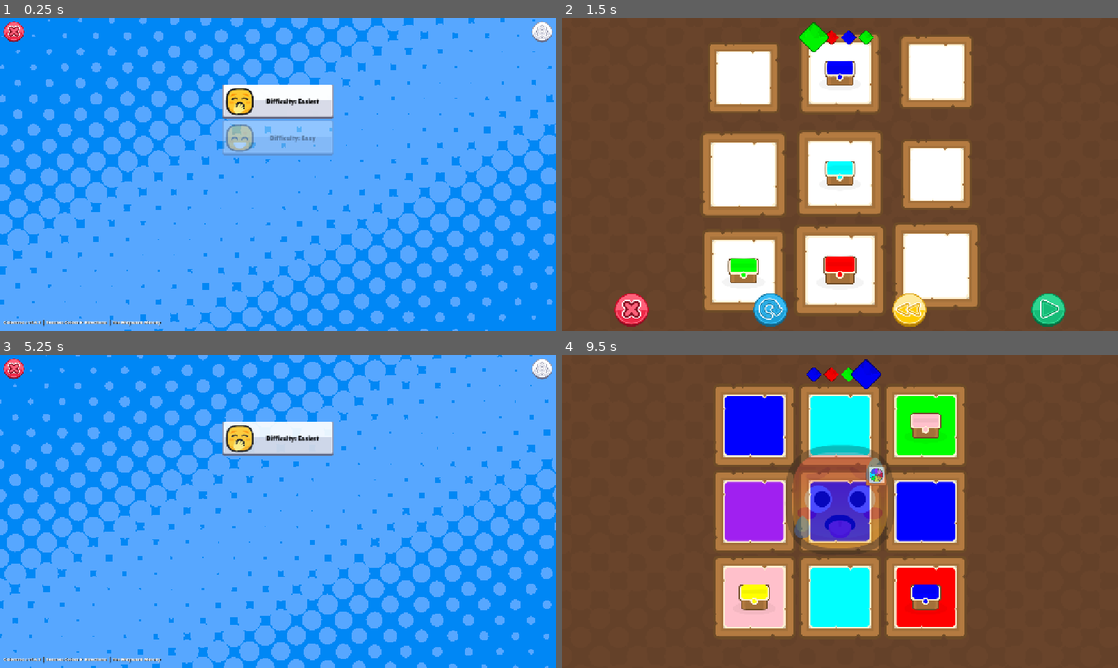
Above: before the commit, frames 1-4 (two rows, left to right).
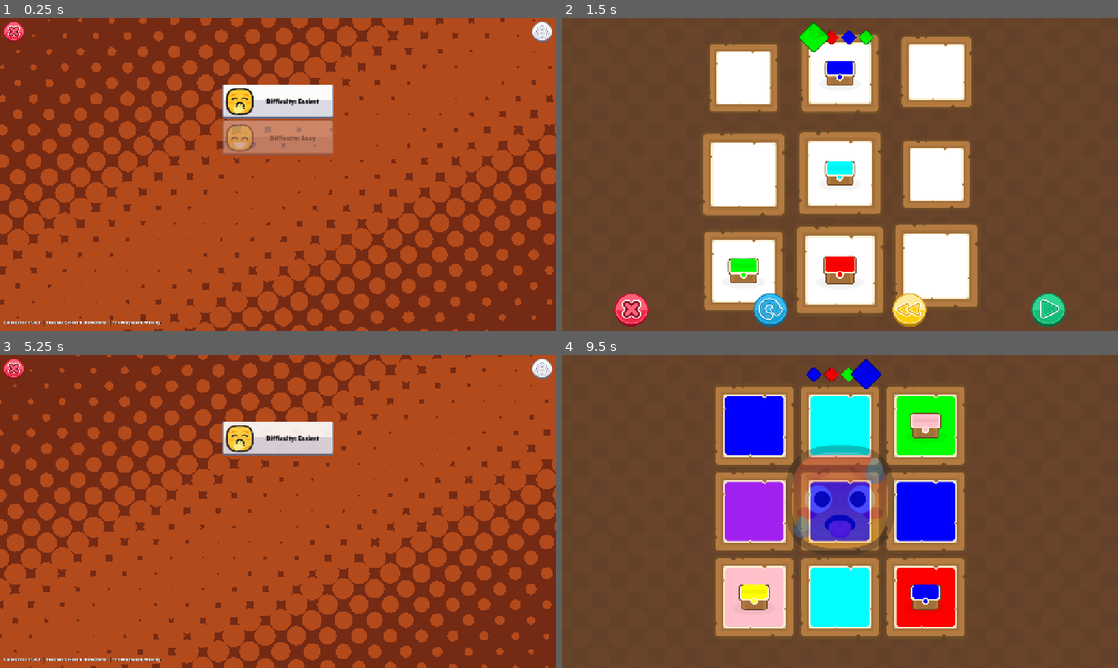
Above: after the commit, the same moments.

Repository: Pandaqi/colorcross
Game: Godot game, scene res://puzzle-framework/menu/menu.tscn
The game is run twice, just before and just after one commit, with the same random seed, the same clock (stepped at 60 frames per second) and the same inputs.
Inputs (mouse positions are in pixels of both pictures, inside the frame that each line leads up to):
- Up to frame 1 (0.25 s): no input
- Up to frame 2 (1.5 s): click "Difficulty: Easy" at 0.5 s; click (773, 309) at 1.25 s
- Up to frame 3 (5.25 s): click (211, 646) at 2 s; click (211, 646) at 2.75 s; move the mouse to (189, 423) at 3.52 s; click (189, 423) at 3.67 s; tap Enter at 4.25 s; move the mouse to (194, 511) at 4.27 s; hold Left (ui_left) 4.28-5 s; click (194, 511) at 4.42 s; click (66, 646) at 5 s
- Up to frame 4 (9.5 s): click "Difficulty: Easy" at 5.75 s; move the mouse to (751, 511) at 6.52 s; click (751, 511) at 6.67 s; move the mouse to (756, 596) at 7.27 s; click (756, 596) at 7.42 s; move the mouse to (840, 426) at 8.02 s; hold Left (ui_left) from 8.03 s (still down); click (840, 426) at 8.17 s; move the mouse to (840, 511) at 8.77 s; click (840, 511) at 8.92 s

The runs differ from the first frame. In frame 1, 97% of the frame differs, in the area x 0-100%, y 0-100%; in frame 2, nothing differs; in frame 3, 97%; in frame 4, 0.2%.

Commit message:
Finishes the game

Diff:
--- a/generation/difficulties/diff_hard.tres
+++ b/generation/difficulties/diff_hard.tres
@@ -7,9 +7,9 @@
 difficulty = 3
 properties = Dictionary[String, Variant]({
 "allow_mixing": true,
-"max_collectibles_per_cell": 2,
+"max_collectibles_per_cell": 3,
 "max_collections_single_move": 5,
-"num_collectibles_bounds": Vector2i(6, 10),
-"num_moves_bounds": Vector2i(4, 8),
+"num_collectibles_bounds": Vector2i(10, 14),
+"num_moves_bounds": Vector2i(4, 6),
 "puzzle_size": Vector2i(4, 4)
 })
--- a/generation/difficulties/diff_hardest.tres
+++ b/generation/difficulties/diff_hardest.tres
@@ -10,7 +10,7 @@
 "allow_mixing": true,
 "max_collectibles_per_cell": 4,
 "max_collections_single_move": 6,
-"num_collectibles_bounds": Vector2i(8, 15),
-"num_moves_bounds": Vector2i(7, 12),
+"num_collectibles_bounds": Vector2i(13, 18),
+"num_moves_bounds": Vector2i(6, 8),
 "puzzle_size": Vector2i(5, 4)
 })
--- a/generation/difficulties/diff_medium.tres
+++ b/generation/difficulties/diff_medium.tres
@@ -7,9 +7,9 @@
 difficulty = 2
 properties = Dictionary[String, Variant]({
 "allow_mixing": true,
-"max_collectibles_per_cell": 1,
+"max_collectibles_per_cell": 2,
 "max_collections_single_move": 4,
-"num_collectibles_bounds": Vector2i(4, 7),
-"num_moves_bounds": Vector2i(3, 6),
+"num_collectibles_bounds": Vector2i(8, 12),
+"num_moves_bounds": Vector2i(3, 5),
 "puzzle_size": Vector2i(4, 3)
 })
--- a/generation/grid/cell_data.gd
+++ b/generation/grid/cell_data.gd
@@ -57,3 +57,6 @@
 
 func clear_colors() -> void:
 	colors = []
+
+func hash_state() -> String:
+	return str(get_color()) + "".join(collectibles.filter(func(c:CollectibleData): return c.color))
--- a/generation/puzzle_generator.gd
+++ b/generation/puzzle_generator.gd
@@ -28,10 +28,15 @@
 
 func generate() -> void:
 	PuzzleFramework.apply_difficulty_settings(self)
+	var counter := 0
 	while true:
+		print("PuzzleGenerator | Attempt | " + str(counter))
+		counter += 1
+
 		create_grid()
 		var is_valid := take_random_turns()
 		if not is_valid: continue
+
 		is_valid = clean_up()
 		if is_valid: break
 
@@ -93,17 +98,54 @@
 
 	return true
 
-func clean_up() -> bool:
+func count_collectibles() -> int:
 	var num_collectibles := 0
 	for cell in grid.get_cells():
 		num_collectibles += (cell as CellData).count_collectibles()
+	return num_collectibles
 
+func get_all_moves(cur_depth:int) -> Array[PuzzleCommand]:
+	var arr : Array[PuzzleCommand] = []
+	var cur_color := solution[cur_depth].color
+	for cell in grid.get_cells():
+		arr.append(CommandTurn.new(cur_color, cell))
+	return arr
+
+func is_end_state() -> bool:
+	return count_collectibles() <= 0
+
+func get_state_hash() -> String:
+	var final := ""
+	for cell in grid.get_cells():
+		final += cell.hash_state()
+	return final
+
+func clean_up() -> bool:
 	# too few collectibles placed = bad
-	if num_collectibles < num_collectibles_bounds.x: return false
+	if count_collectibles() < num_collectibles_bounds.x:
+		print("PuzzleGenerator | Invalidated | Placed too few collectibles")
+		return false
 
 	# remove any data that's for the player to puzzle
+	# open up the cell for dynamic play
 	for cell in grid.get_cells():
 		cell.clear_colors()
 		cell.allow_collecting = true
 
+	# TOO FUCKING SLOW!!!
+	# brute force search for shorter solutions
+	# this SHOULD return the grid to its original state once done (backtracking)
+	#var sm := PuzzleSearchMoves.new()
+	#sm.commands = Commands.new(self)
+	#sm.commands.play_audio = false
+	#sm.max_depth = solution.size() - 1 # find any solutions that are 1 or more SHORTER
+	#sm.callback_moves = get_all_moves
+	#sm.callback_success = is_end_state
+	#sm.callback_state_hash = get_state_hash
+	#
+	#var solutions := sm.search()
+	#if solutions.size() > 0:
+		#print("PuzzleGenerator | Invalidated | Found shorter solutions")
+		#return false
+
 	return true
--- a/map/puzzle_visualizer.gd
+++ b/map/puzzle_visualizer.gd
@@ -80,10 +80,12 @@
 	refresh_hover()
 
 func refresh_hover() -> void:
-	if cells_hovered.size() < 0: return
+	if cells_hovered.size() <= 0: return
 	_on_cell_hover(cells_hovered.back(), true)
 
 func _on_cell_hover(c:Cell, active:bool) -> void:
+	if not c: return
+
 	if not active: cells_hovered.erase(c)
 	if active and (not cells_hovered.has(c)): cells_hovered.append(c)
 
@@ -101,6 +103,7 @@
 			break
 
 	if collectibles_left and color_list.is_at_end():
+		tutorial.hide_helper()
 		PuzzleFramework.finish_puzzle(false)
 		return
 
@@ -108,6 +111,7 @@
 
 	PuzzleFramework.finish_puzzle(true)
 
+	tutorial.hide_helper()
 	color_list.play_removal_tween()
 	for cell in cells:
 		cell.play_popdown_tween()
--- /dev/null
+++ b/puzzle-framework/generation/search_moves.gd
@@ -0,0 +1,64 @@
+extends Node
+class_name PuzzleSearchMoves
+
+
+var callback_moves : Callable
+var callback_success : Callable
+var callback_state_hash : Callable
+var num_solutions_wanted := 1
+var max_depth := 5
+var commands : PuzzleCommands
+
+var states_already_visited : Array[String]
+var solutions : Array
+
+func get_all_moves(cur_depth:int) -> Array[PuzzleCommand]:
+	return callback_moves.call(cur_depth)
+
+func get_state_hash() -> String:
+	return callback_state_hash.call()
+
+func is_success() -> bool:
+	return callback_success.call()
+
+func is_satisfied() -> bool:
+	return solutions.size() >= num_solutions_wanted
+
+func search() -> Array:
+	if not commands: commands = PuzzleCommands.new()
+	states_already_visited = []
+	solutions = []
+	search_recursive()
+	return solutions
+
+func search_recursive(cur_depth := 0) -> void:
+	if is_satisfied(): return
+
+	var moves_to_try : Array[PuzzleCommand] = get_all_moves(cur_depth)
+	for move in moves_to_try:
+		if is_satisfied(): break
+
+		var new_command : PuzzleCommand = moves_to_try.pop_back()
+		commands.start_new_turn()
+		commands.execute_command(new_command)
+
+		# if we've found a solution, no use searching further
+		var search_further := true
+		if is_success():
+			solutions.append(commands.history.duplicate(false))
+			search_further = false
+
+		# if we've exhausted our depth, stop as well
+		if cur_depth >= max_depth:
+			search_further = false
+
+		# if we've seen this exact state before, no use searching further
+		if callback_state_hash and states_already_visited.has(get_state_hash()):
+			search_further = false
+
+		# if not satisfied, recurse further
+		if search_further:
+			search_recursive(cur_depth + 1)
+
+		# always undo whatever we did
+		commands.undo_last_turn()
--- a/puzzle-framework/menu/menu.tscn
+++ b/puzzle-framework/menu/menu.tscn
@@ -44,7 +44,7 @@
 anchor_bottom = 1.0
 grow_horizontal = 2
 grow_vertical = 2
-color = Color(0, 0.53019094, 0.95842415, 1)
+color = Color(0.45976233, 0.16563916, 0.07992663, 1)
 
 [node name="Pattern" type="ColorRect" parent="CanvasLayer/Control/Background" unique_id=1919379420]
 material = ExtResource("3_jwtfl")
--- a/puzzle-framework/menu/menu_shader_material_dots.tres
+++ b/puzzle-framework/menu/menu_shader_material_dots.tres
@@ -13,7 +13,7 @@
 [resource]
 shader = ExtResource("1_rypo0")
 shader_parameter/gradient = SubResource("GradientTexture2D_suu3d")
-shader_parameter/circle_color = Color(0.34117648, 0.654902, 1, 1)
+shader_parameter/circle_color = Color(0.7020226, 0.29101115, 0.105146475, 1)
 shader_parameter/circle_multiplier = 10.0
 shader_parameter/speed = 0.4
 shader_parameter/direction = Vector2(1, 1)
Not shown, added: puzzle-framework/generation/search_moves.gd.uid
Not shown, changed: non-game/devlog.md
Not shown, changed: non-game/idea.md
